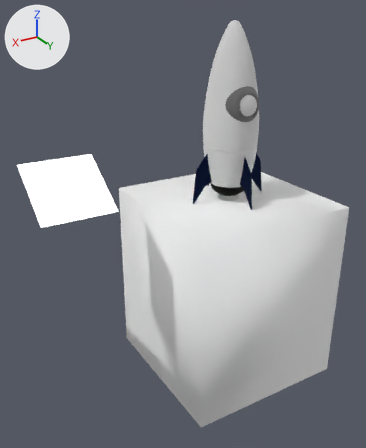
Two versions of the glTF model public/scenes3d/rocket/rocket.glb, one commit apart.
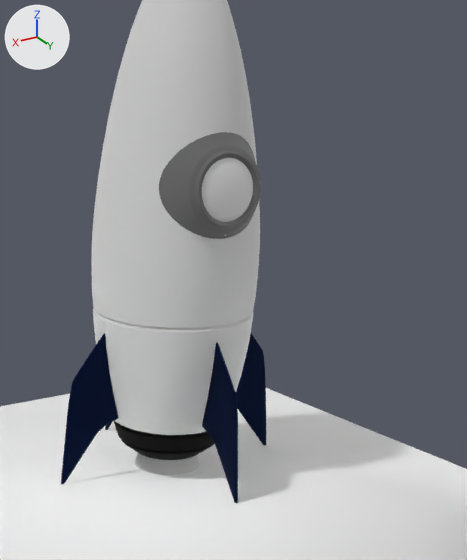
There are two pictures of each version: one whole from a camera (50 mm lens) standing at (8.8, 11.95, 4.24) and looking at (1.68, 0.09, -1.69), one close up on the part from 47% to 90% of the width and 9% to 51% of the height. The axes (+X, +Y, +Z) are drawn at upper left. The lights are the same throughout. Where no turn or scale is listed for an object, it has been applied to the vertices. Vertices at the same position are counted once.

The first close-up shows 'Engine', 'Exhaust Domain', 'Rocket body', 'Rocket fin', 'Rocket window', 'Rocket window frame'.
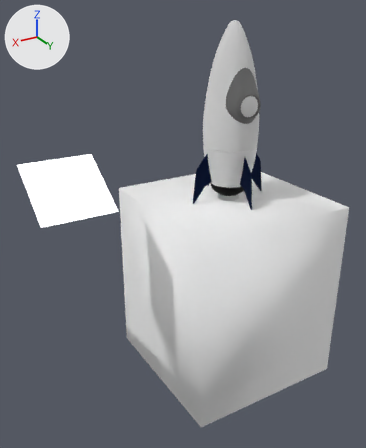
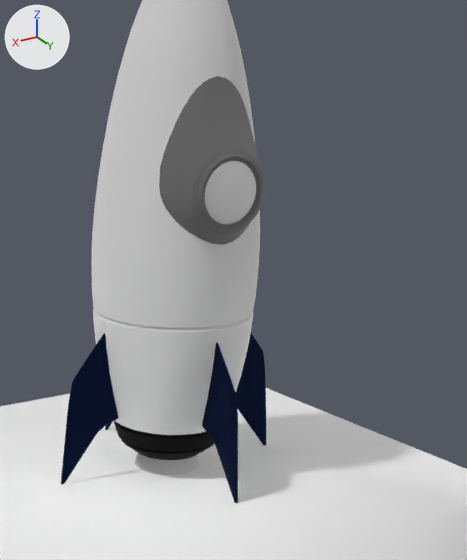
Commit message: Window frame

Where the change shows, as pixel boxes (x1, y1, x2, y2) in the close-ups (467 x 560 px):
'Rocket window frame', reshaped, moved, turned
    before: (159, 132, 261, 239)
    after: (159, 76, 264, 245)
'Rocket window', moved, turned
    before: (202, 158, 253, 222)
    after: (205, 161, 256, 224)

Patch to the scene script:
```diff
--- a/public/scenes3d/rocket/rocket.glb.py
+++ b/public/scenes3d/rocket/rocket.glb.py
@@ me_circle_001 @@
 # used by ob_rocket_window_frame; parent = ob_rocket_transform; location = (0.0, 0.548, 1.702); rotation_euler = (0.123, 0.0, 0.0), in degrees (7, 0, 0); scale = (0.431, 0.431, 0.431)
-me_circle_001.from_pydata(...)  # 704 vertices, 1280 faces; spans x -1.28..1.28, y -0.05..0.71, z -1.03..1.19
+me_circle_001.from_pydata(...)  # 704 vertices, 1280 faces; spans x -1.26..1.26, y -0.21..0.71, z -1.12..2.32
+# me_circle_001 part 1: 176 of 704 vertices moved; they spanned x -1.28..1.28, y -0.05..0.61, z -1.03..1.19 and now span x -1.26..1.26, y -0.21..0.61, z -1.12..2.32; mean shift (0.0, -0.07, 0.21); largest move (0.0, 0.47, 1.19) -> (0.0, -0.01, 2.32)
 me_circle_001.materials.append(mat_material_001)
@@ ob_rocket_window @@
 ob_rocket_window.parent = ob_rocket_transform
-ob_rocket_window.location = (0.0, 0.787, 1.736)
-ob_rocket_window.rotation_euler = (0.108, 0.0, 0.0)  # degrees (6.2, 0, 0)
+ob_rocket_window.location = (0.0, 0.837, 1.722)
+ob_rocket_window.rotation_euler = (-0.00497, 0.0, 0.0)  # degrees (-0.3, 0, 0)
 ob_rocket_window.scale = (0.337, 0.0772, 0.337)
@@ ob_rocket_window_frame @@
 ob_rocket_window_frame.parent = ob_rocket_transform
-ob_rocket_window_frame.location = (0.0, 0.548, 1.702)
-ob_rocket_window_frame.rotation_euler = (0.123, 0.0, 0.0)  # degrees (7, 0, 0)
+ob_rocket_window_frame.location = (0.0, 0.595, 1.715)
+ob_rocket_window_frame.rotation_euler = (0.00958, 0.0, 0.0)  # degrees (0.5, 0, 0)
 ob_rocket_window_frame.scale = (0.431, 0.431, 0.431)
```
